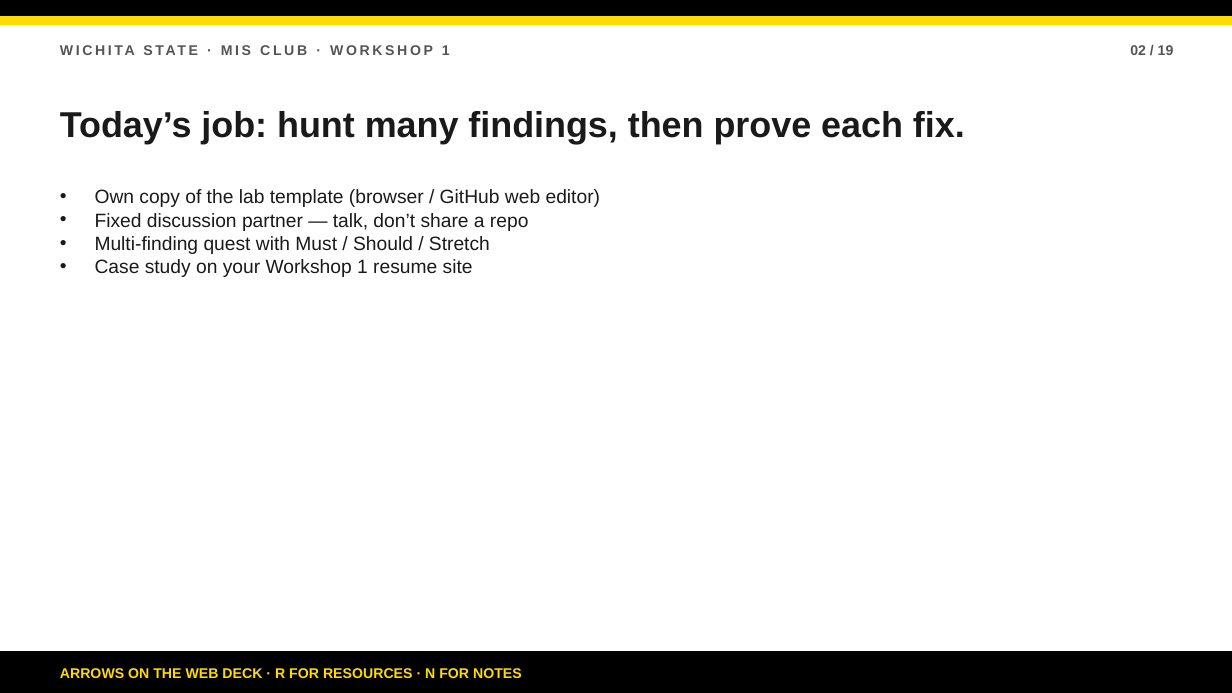
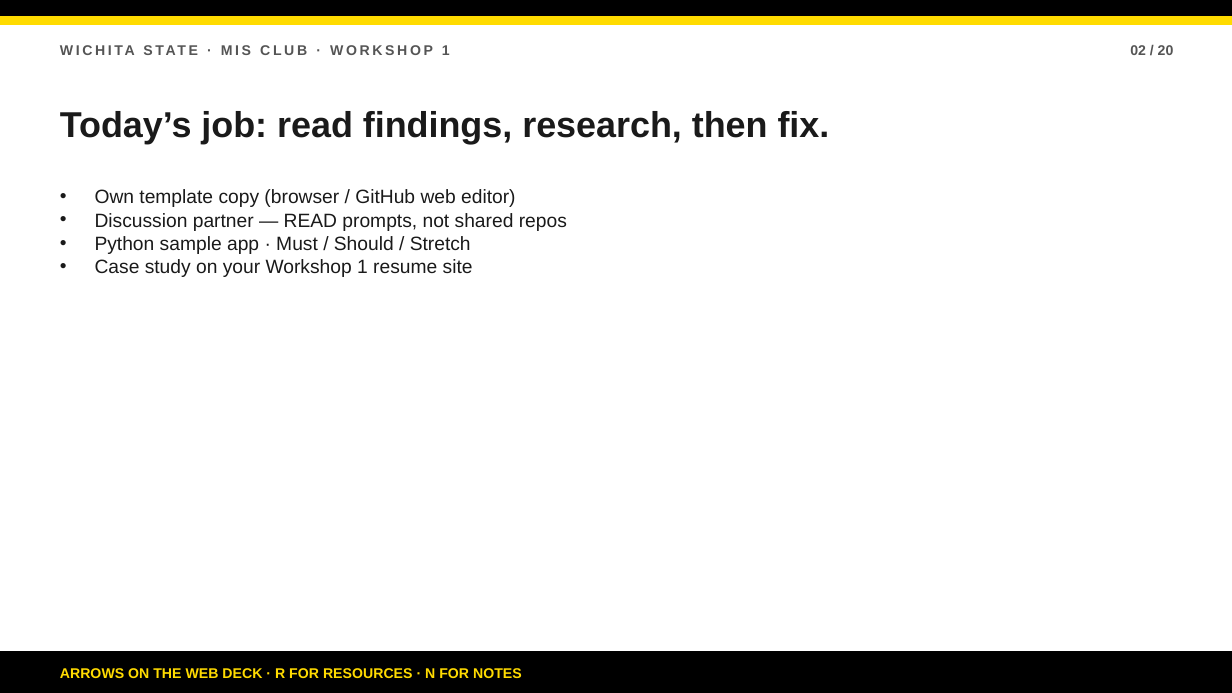
Before and after one commit to bsbcyber/workshop-site, a slide deck: slide 2 of Workshop-2-Secure-Development.pptx. Drawn at 1232x693 pixels with LibreOffice and Linux fonts; fonts in the diff are those of the drawing. Boxes give left, top, right and bottom in pixels: in the first picture for what was removed or moved away, otherwise in the second. Text is boxed around its words. In the diff, an @@ line names an element or a change of style, - is before the commit and + after.

Commit message:
Retarget Workshop 2 site to Python intro + READ prompts.
Update facilitator guide, agenda, walkthrough, deck, and PPTX for first-time scanner learners with intro Python—no expert prioritization asks.

```diff
--- a/Workshop-2-Secure-Development.pptx
+++ b/Workshop-2-Secure-Development.pptx
@@ text at (1130, 45, 1174, 55): text changed @@
-02 / 19
+02 / 20
@@ text at (60, 111, 830, 144): text changed @@
-Today’s job: hunt many findings, then prove each fix.
+Today’s job: read findings, research, then fix.
@@ text at (95, 189, 567, 254): text changed @@
-• Own copy of the lab template (browser / GitHub web editor)
-• Fixed discussion partner — talk, don’t share a repo
-• Multi-finding quest with Must / Should / Stretch
+• Own template copy (browser / GitHub web editor)
+• Discussion partner — READ prompts, not shared repos
+• Python sample app · Must / Should / Stretch
```
Also in this commit, not shown: 18 other slides changed, 1 slide added, 5 other files.
